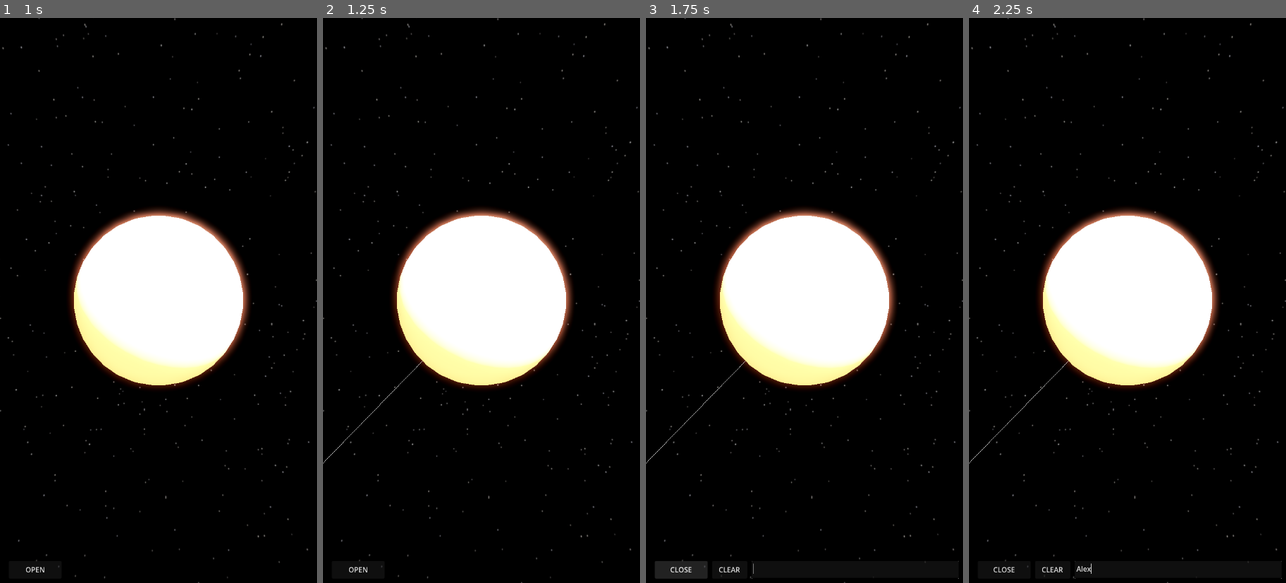
Above: before the commit, frames 1-4 (left to right).
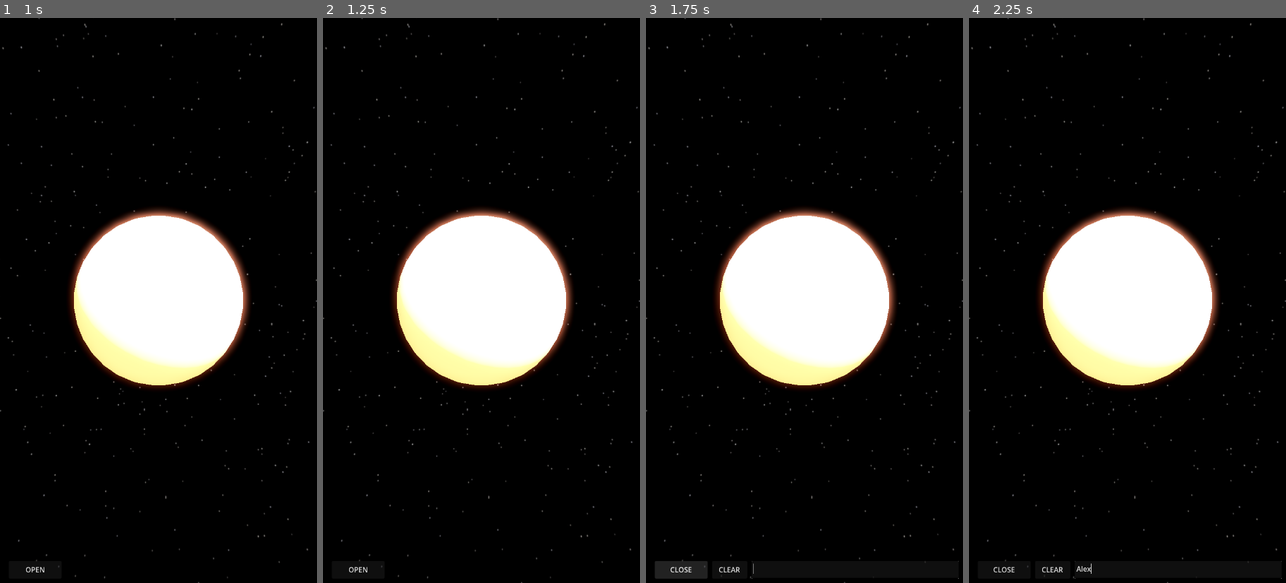
Above: after the commit, the same moments.

Repository: 0-5788719150923125/praxis
Game: Godot game, scene res://scenes/first_run.tscn
Same seed, same stepped clock (60 frames per second), same inputs: the game is played once before the commit and once after it.
Inputs (mouse positions are in pixels of both pictures, inside the frame that each line leads up to):
- Up to frame 1 (1 s): click "DEMO" at 0.5 s
- Up to frame 2 (1.25 s): no input
- Up to frame 3 (1.75 s): click "OPEN" at 1.25 s
- Up to frame 4 (2.25 s): click (1178, 571) at 2.02 s; type "Alex" at 2.1 s

Frame 1 is identical in both runs. In frame 2, less than 0.1% of the frame differs, in the area x 0-32%, y 60-79%; in frame 3, less than 0.1%; in frame 4, less than 0.1%.

Commit message:
fix synapse timings

Diff:
--- a/axis/scripts/synapse_manager.gd
+++ b/axis/scripts/synapse_manager.gd
@@ -9,7 +9,6 @@
 # Timing properties
 const MIN_INTERVAL = 0.5
 const MAX_INTERVAL = 3.0
-const NUM_CONNECTIONS = 3
 
 var next_update_time: float = 0.0
 var current_lines: Array[MeshInstance3D] = []
@@ -57,7 +56,8 @@
 	current_lines.clear()
 
 	# Create new random connections
-	for i in range(NUM_CONNECTIONS):
+	var num_connections = randi_range(1, 4)
+	for i in range(num_connections):
 		if atoms.size() < 2:  # Safety check
 			return
 
Not shown, changed: praxis/blocks/nano.py
Not shown, added: tests/need.txt
